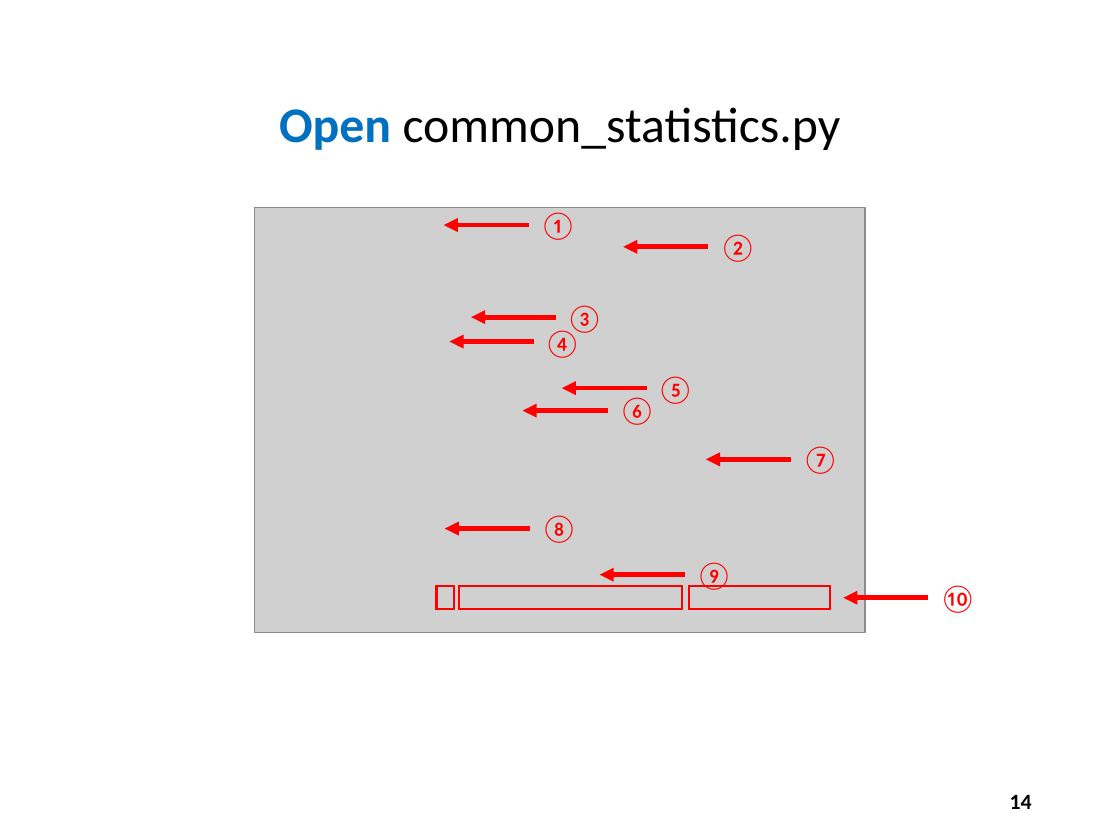
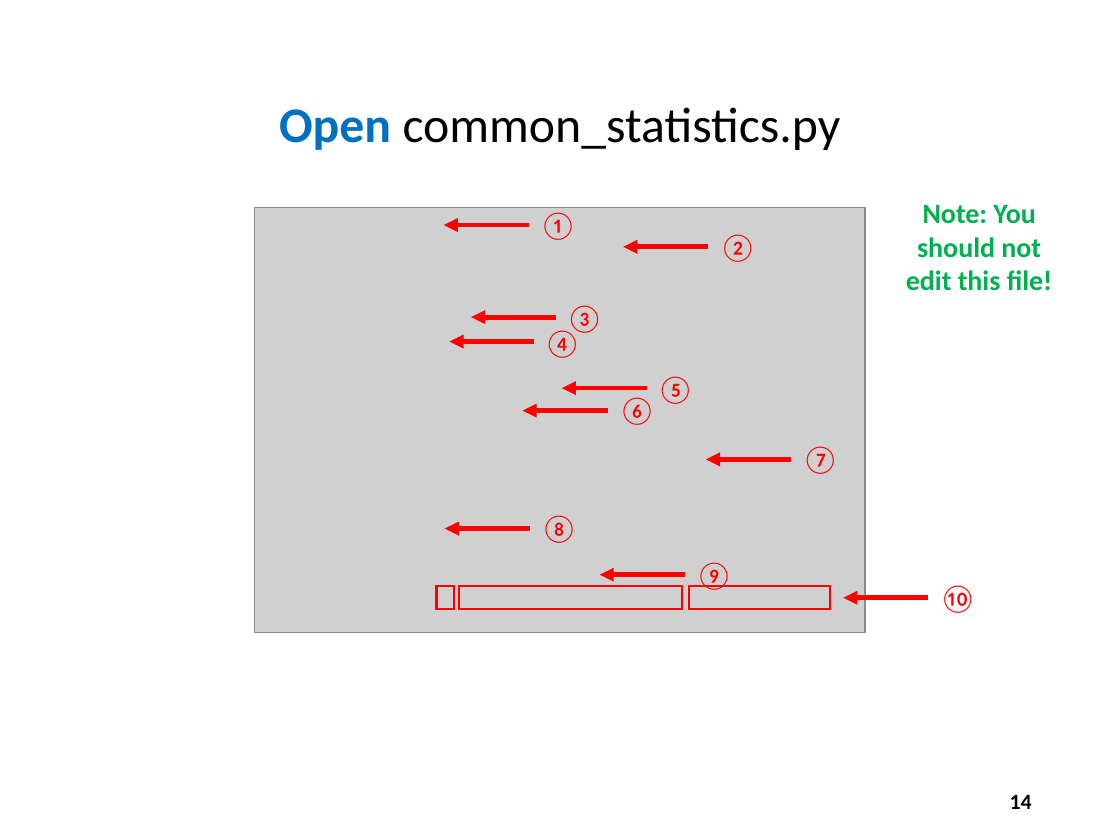
Before and after one commit to dbiersach/scicomp101, a slide deck: slide 14 of Session 07 - Probability and Statistics/Session 07 - Probability and Statistics.pptx. Drawn at 1120x840 pixels with LibreOffice and Linux fonts; fonts in the diff are those of the drawing; grey boxes stand for pictures. Boxes give left, top, right and bottom in pixels: in the first picture for what was removed or moved away, otherwise in the second. Text is boxed around its words. In the diff, an @@ line names an element or a change of style, - is before the commit and + after.

```diff
--- a/Session 07 - Probability and Statistics/Session 07 - Probability and Statistics.pptx
+++ b/Session 07 - Probability and Statistics/Session 07 - Probability and Statistics.pptx
@@ text added at (x1=906, y1=205, x2=1053, y2=291), 18 pt, text #00B050, bold @@
+Note: You should not edit this file!
```
Also in this commit, not shown: 9 other slides changed, 1 slide added, 7 other files.
